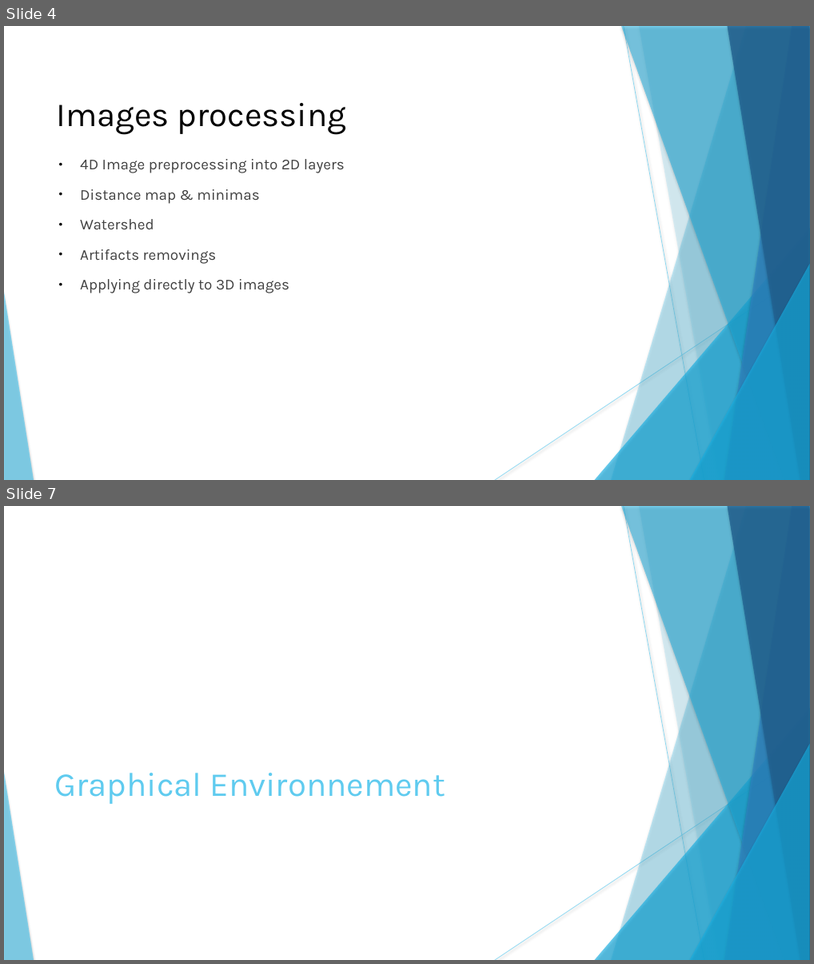
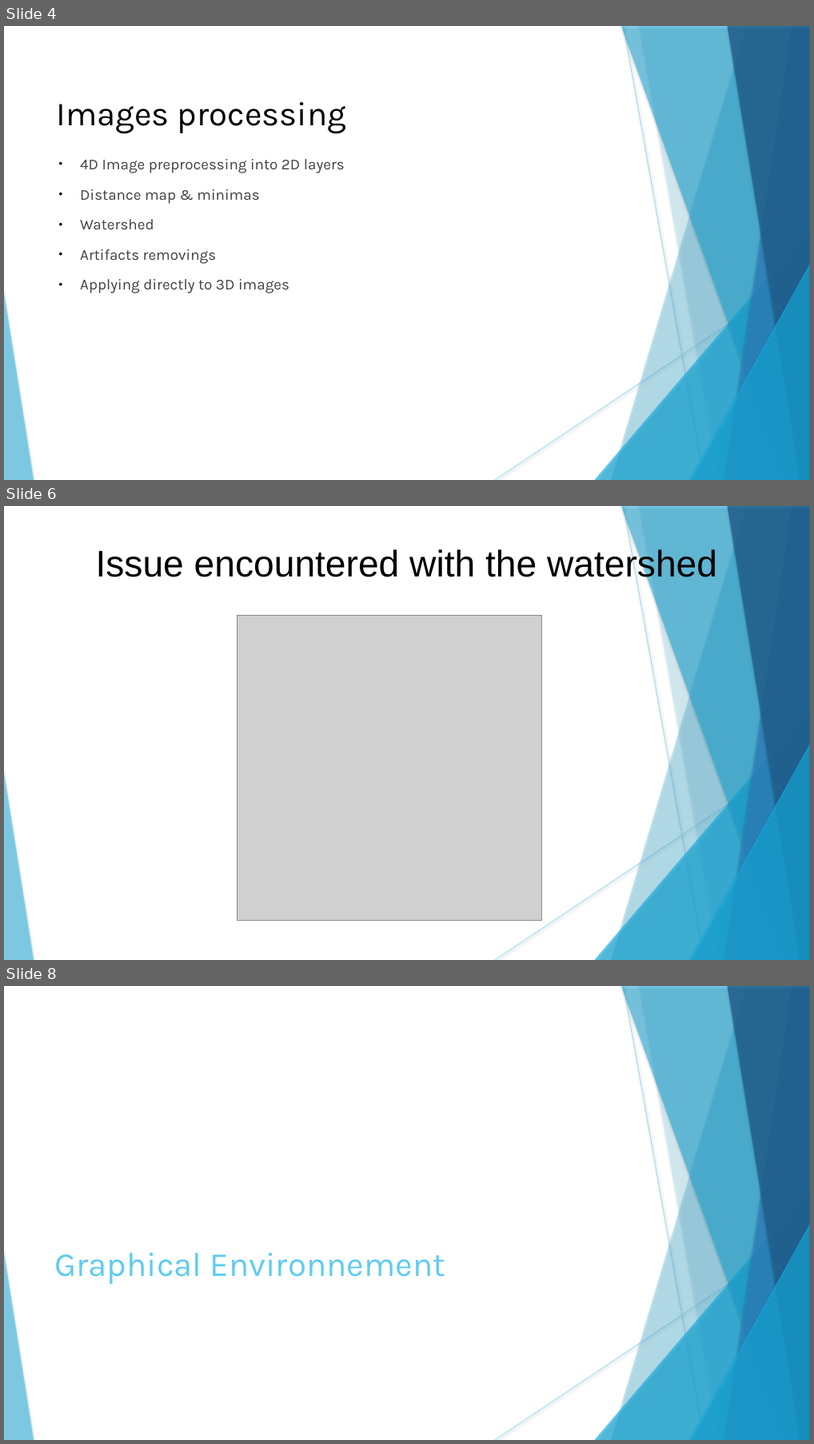
Before and after one commit to technolapin/sable, a slide deck: anglais/Présentation.pptx. Shown one above the other, each under a label of ours: slides 4 and 7 before the commit, slides 4, 6 and 8 after it; the slides between them are not shown. The pictures are 814x964 and 814x1444 pixels, drawn with LibreOffice and Linux fonts; fonts in the diff are those of the drawing; grey boxes stand for pictures. Boxes give left, top, right and bottom in pixels: in the first picture for what was removed or moved away, otherwise in the second. Text is boxed around its words. In the diff, an @@ line names an element or a change of style, - is before the commit and + after.

```diff
--- a/anglais/Présentation.pptx
+++ b/anglais/Présentation.pptx
@@ slide 6 added at (x1=4, y1=506, x2=810, y2=960), background #FFFFFF; not listed: 10 template elements that a slide beside it also shows @@
@@ text added at (x1=96, y1=548, x2=718, y2=584), 44 pt, text #000000 @@
+Issue encountered with the watershed
@@ picture added at (x1=238, y1=616, x2=542, y2=920) @@
@@ what was slide 7 is now slide 8 @@
```
Also in this commit, not shown: 2 other slides added, 2 slides removed.
